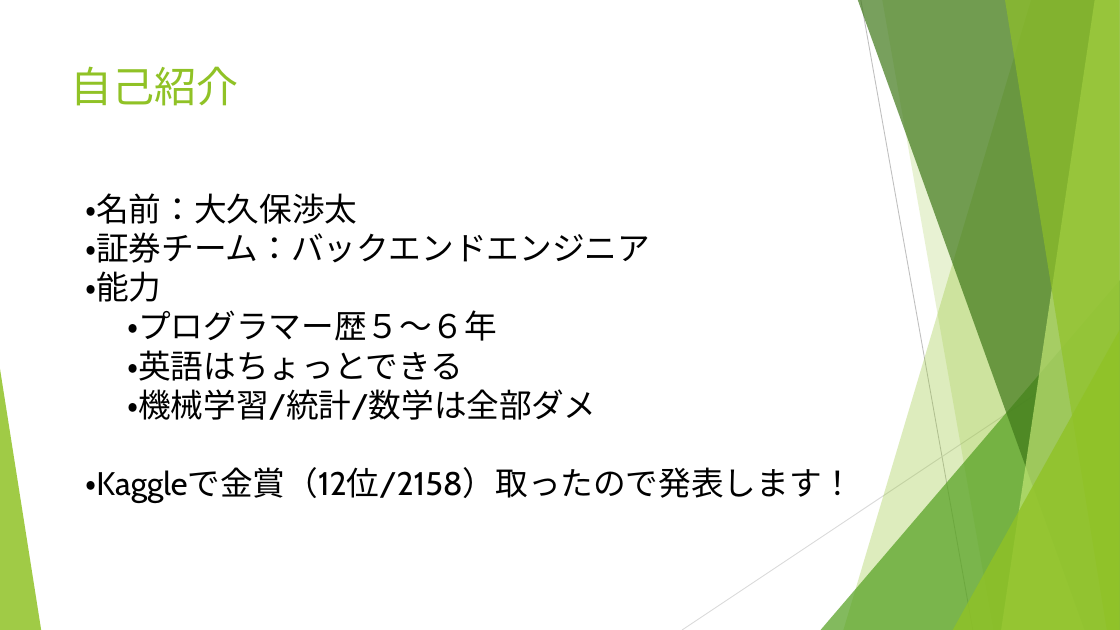
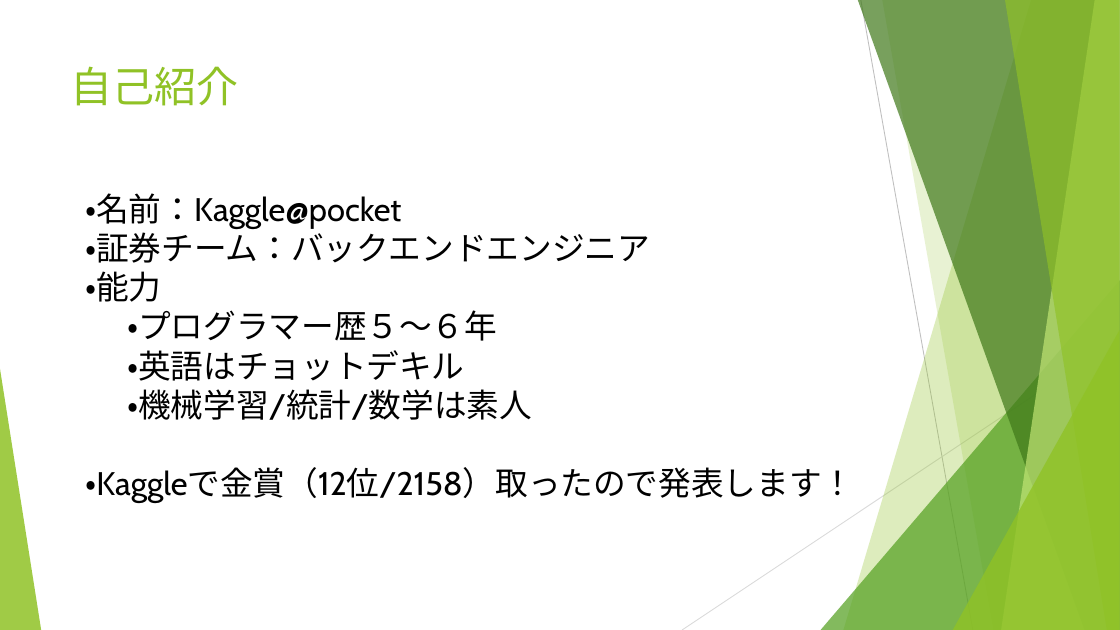
Before and after one commit to backonhighway/kaggle_recruit, a slide deck: slide 2 of 猫でもわかるKaggle.pptx. Drawn at 1120x630 pixels with LibreOffice and Linux fonts; fonts in the diff are those of the drawing. Boxes give left, top, right and bottom in pixels: in the first picture for what was removed or moved away, otherwise in the second. Text is boxed around its words. In the diff, an @@ line names an element or a change of style, - is before the commit and + after.

```diff
--- a/猫でもわかるKaggle.pptx
+++ b/猫でもわかるKaggle.pptx
@@ text at [85,193,401,229]: text changed @@
-・名前：大久保渉太
+・名前：Kaggle@pocket
@@ text at [127,350,532,420]: text changed @@
-・英語はちょっとできる
-・機械学習/統計/数学は全部ダメ
+・英語はチョットデキル
+・機械学習/統計/数学は素人
```
Also in this commit, not shown: 9 other slides changed, 1 slide removed.
